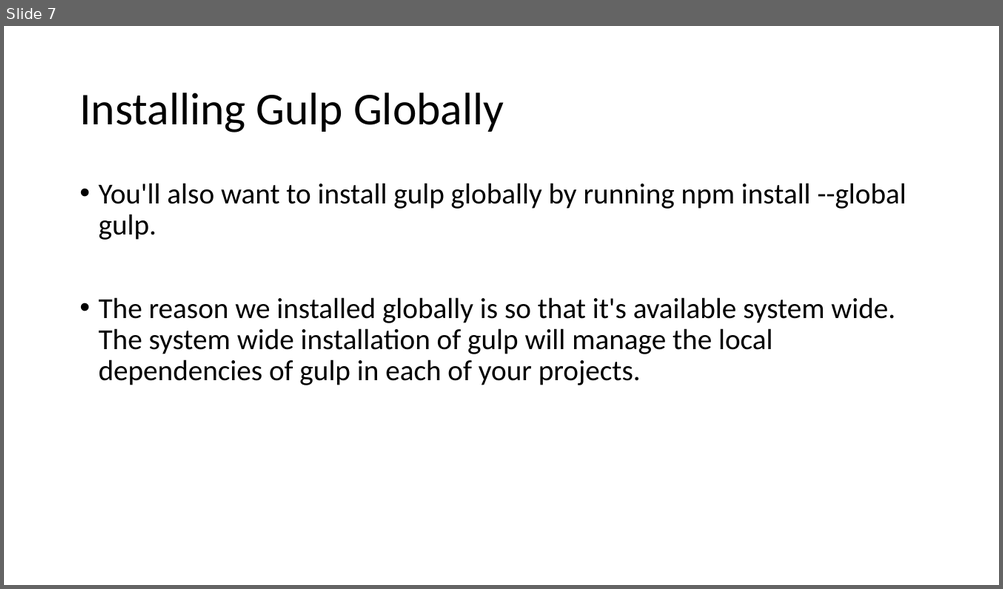
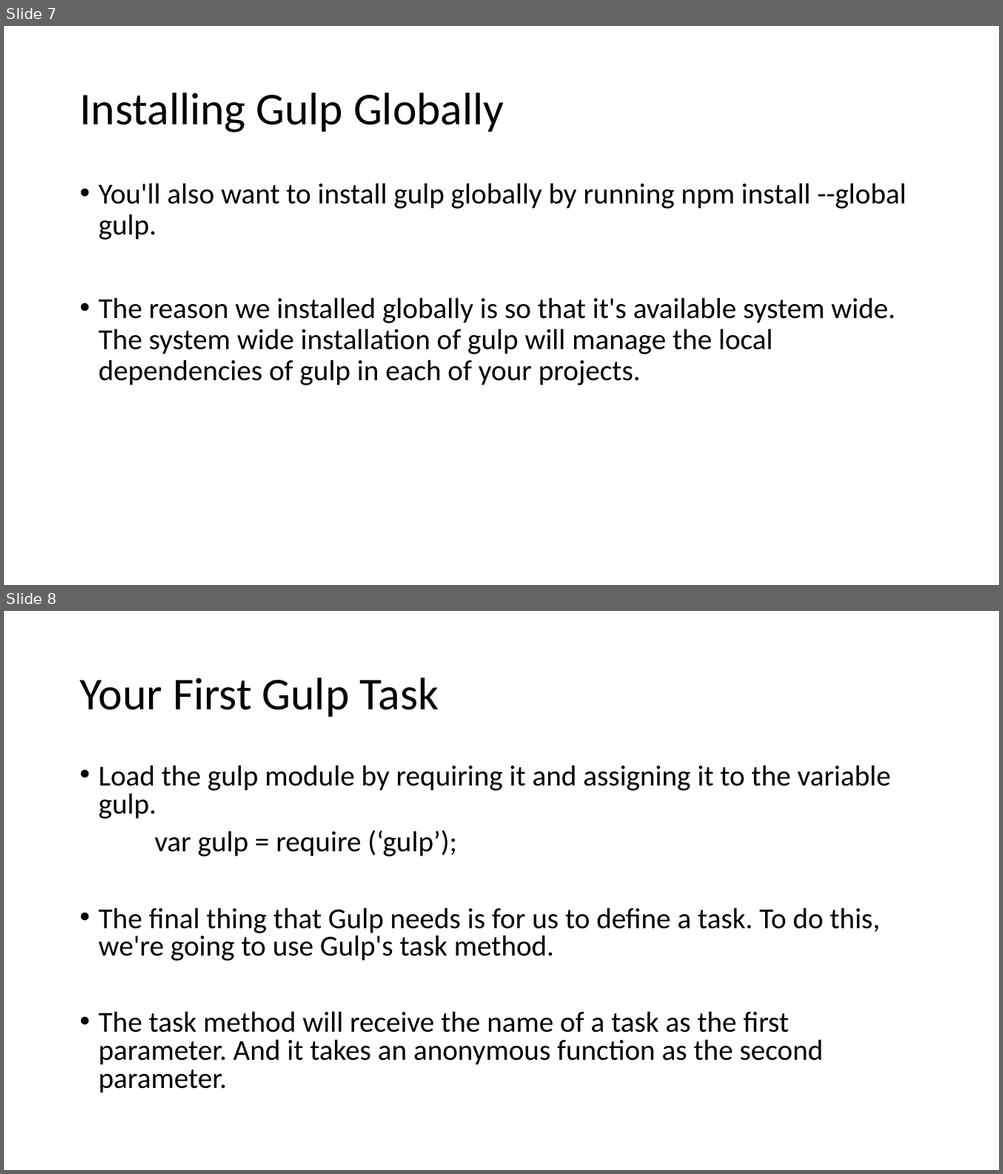
Before and after one commit to AbWahab07/TH-Gulp, a slide deck: Gulp Basics.pptx. Shown one above the other, each under a label of ours: slide 7 before the commit, slides 7 and 8 after it. The pictures are 1003x589 and 1003x1174 pixels, drawn with LibreOffice and Linux fonts; fonts in the diff are those of the drawing. Boxes give left, top, right and bottom in pixels: in the first picture for what was removed or moved away, otherwise in the second. Text is boxed around its words. In the diff, an @@ line names an element or a change of style, - is before the commit and + after.

Commit message:
Add required css. Implemented concatenation task of JS files

```diff
--- a/Gulp Basics.pptx
+++ b/Gulp Basics.pptx
@@ slide 8 added at box(4, 611, 999, 1170), background #FFFFFF @@
@@ title added at box(79, 678, 438, 717), 44 pt, text #000000 @@
+Your First Gulp Task
@@ text added at box(99, 765, 891, 1093), 28 pt, text #000000 @@
+• Load the gulp module by requiring it and assigning it to the variable gulp.
+var gulp = require (‘gulp’);
+• The final thing that Gulp needs is for us to define a task. To do this, we're going to use Gulp's task method.
+• The task method will receive the name of a task as the first parameter. And it takes an anonymous function as the second parameter.
```
Also in this commit, not shown: 6 other slides added, 6 other files.
